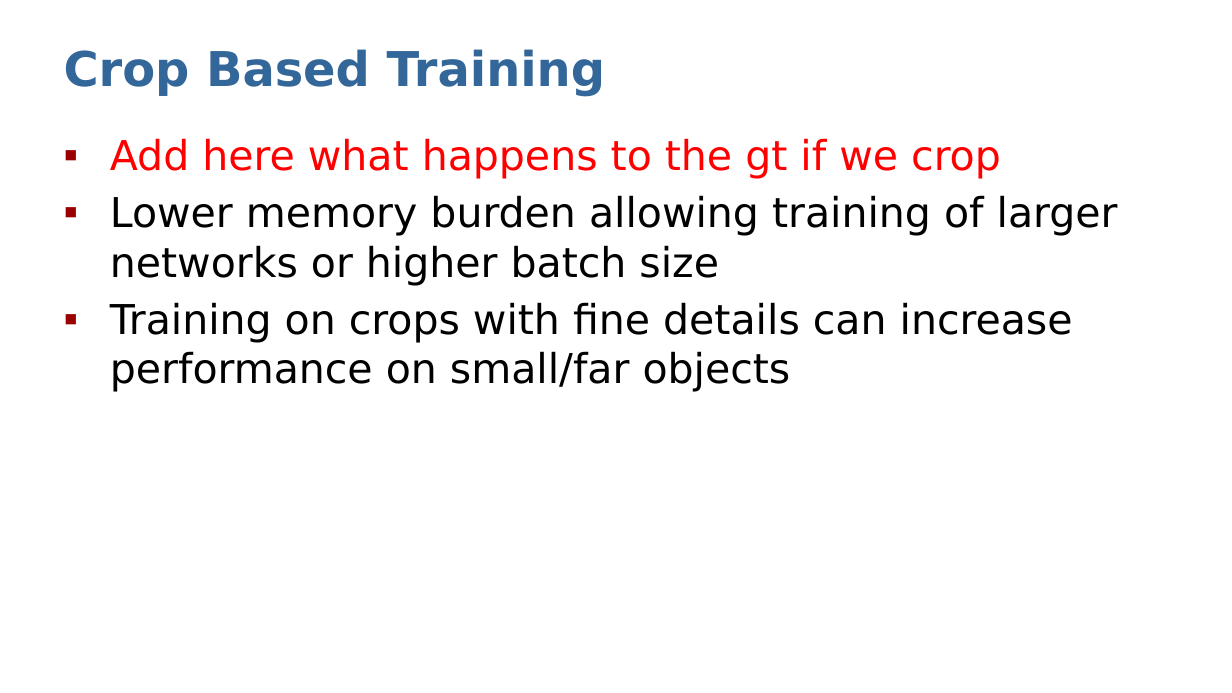
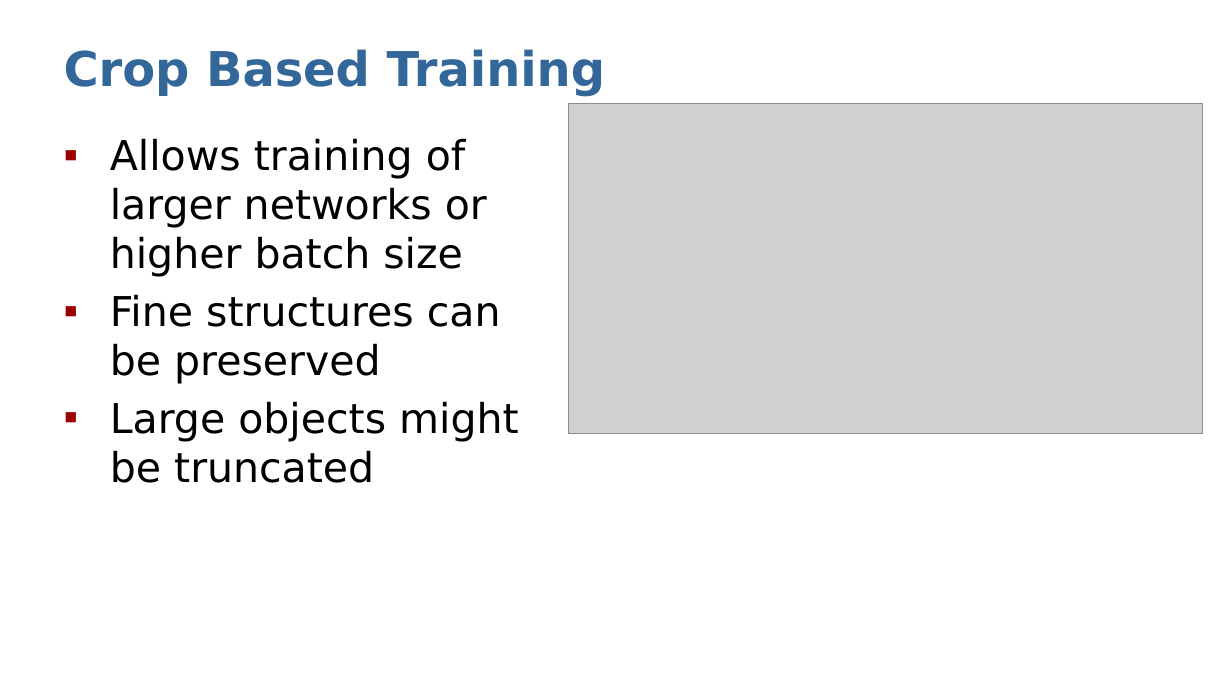
Before and after one commit to Dystron/Forked_EfficientPS, a slide deck: slide 6 of Crop-Aware Panoptic Segmentation.pptx (slide 4 before the commit). Drawn at 1232x693 pixels with LibreOffice and Linux fonts; fonts in the diff are those of the drawing; grey boxes stand for pictures. Boxes give left, top, right and bottom in pixels: in the first picture for what was removed or moved away, otherwise in the second. Text is boxed around its words. In the diff, an @@ line names an element or a change of style, - is before the commit and + after.

```diff
--- a/Crop-Aware Panoptic Segmentation.pptx
+++ b/Crop-Aware Panoptic Segmentation.pptx
@@ picture added at [568,103,1202,434] @@
@@ text at [110,138,519,483]: text changed @@
-▪ Add here what happens to the gt if we crop
-▪ Lower memory burden allowing training of larger networks or higher batch size
-▪ Training on crops with fine details can increase performance on small/far objects
+▪ Allows training of larger networks or higher batch size
+▪ Fine structures can be preserved
+▪ Large objects might be truncated
```
Also in this commit, not shown: 6 other slides changed, 3 slides added.
